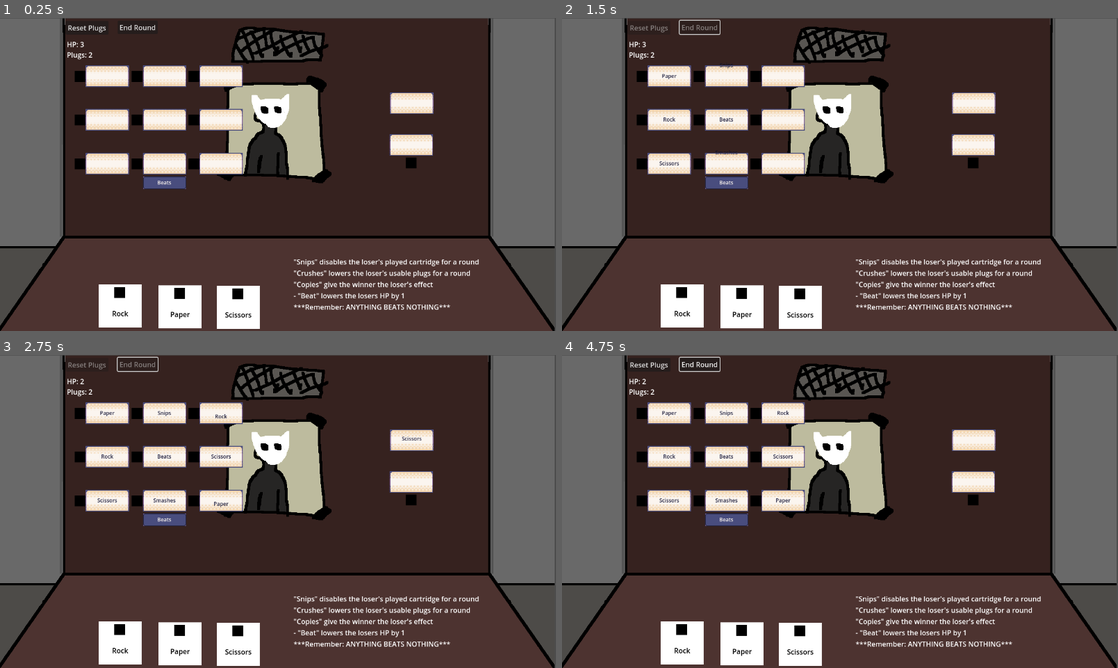
Above: before the commit, frames 1-4 (two rows, left to right).
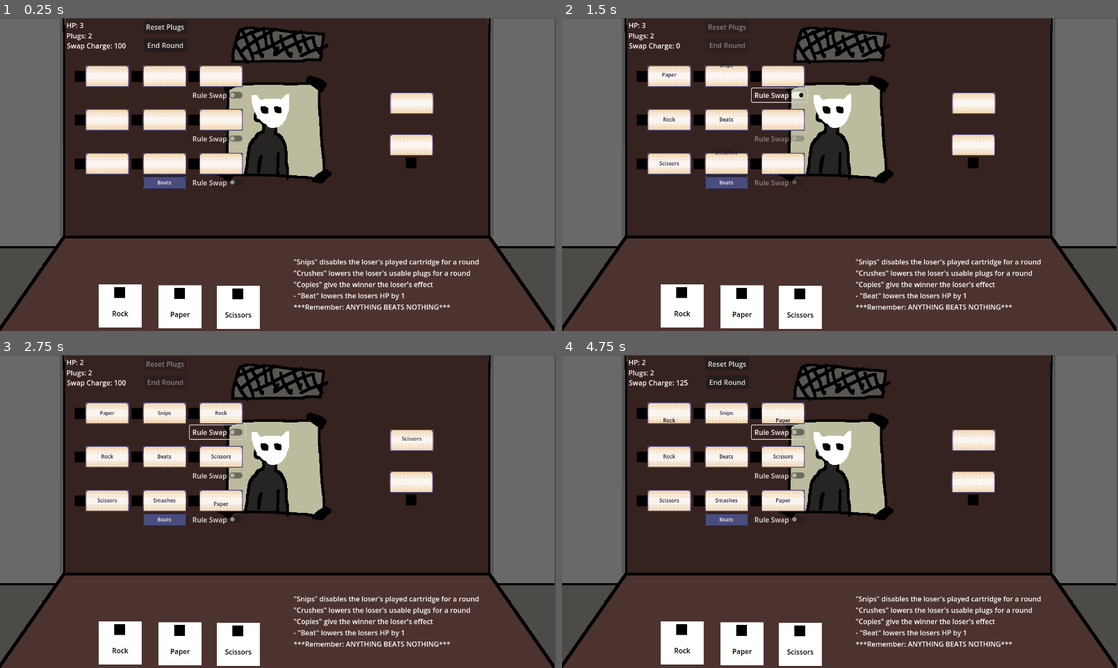
Above: after the commit, the same moments.

Repository: coreytbyrne/RPSGame
Game: Godot game, scene res://game_scenes/encounter/encounter.tscn
Same seed, same stepped clock (60 frames per second), same inputs: the game is played once before the commit and once after it. This scene is started directly instead of the project's main scene. The engine's default icon, where the game draws it, is replaced by a stand-in: a white triangle on a blue panel in a dark square.
Inputs (mouse positions are in pixels of both pictures, inside the frame that each line leads up to):
- Up to frame 1 (0.25 s): no input
- Up to frame 2 (1.5 s): click "End Round" at 0.5 s; click (778, 96) at 1.25 s, where only the run after the commit has a clickable "Rule Swap"
- Up to frame 3 (2.75 s): click (216, 433) at 2 s, where only the run after the commit has a clickable "Rule Swap"
- Up to frame 4 (4.75 s): click (778, 433) at 2.75 s, where only the run after the commit has a clickable "Rule Swap"; move the mouse to (639, 414) at 3.52 s; hold Right mouse button (deselect) 3.53-4.28 s; tap Enter at 4.25 s; move the mouse to (701, 414) at 4.27 s; click (701, 414) at 4.35 s

The runs differ from the first frame. In frame 1, 0.8% of the frame differs, in the area x 12-44%, y 1-54%; in frame 2, 0.9%; in frame 3, 0.9%; in frame 4, 1.0%, in the area x 12-45%, y 0-54%.

Commit message:
Player Swap Implemented

Diff:
--- a/entities/participant/player/player.gd
+++ b/entities/participant/player/player.gd
@@ -10,5 +10,26 @@
 		$PlugCount.text = "Plugs: %d" % value
 		remaining_plug_count = value
 
+@export var swap_charge:int = 100:
+	set(value):
+		swap_charge_updated.emit(value)
+		swap_charge = value
+@export var swap_recharge_rate:int = 25
+var swap_recharge_modifer:int = 0
+
 var plugs:Array[Plug]
 var cartridges:Array[Cartridge]
+
+signal swap_charge_updated(swap_charge:int)
+
+func _ready() -> void:
+	$SwapCharge.text = "Swap Charge: %d" % swap_charge
+
+
+func update_swap_charge(swap_change:int) -> void:
+	swap_charge += swap_change
+	$SwapCharge.text = "Swap Charge: %d" % swap_charge
+
+
+func recharge_swap() -> void:
+	update_swap_charge(swap_recharge_rate + swap_recharge_modifer)
--- a/entities/participant/player/player.tscn
+++ b/entities/participant/player/player.tscn
@@ -16,3 +16,10 @@
 offset_right = 79.0
 offset_bottom = 21.0
 text = "HP:"
+
+[node name="SwapCharge" type="Label" parent="."]
+offset_left = 1.0
+offset_top = 45.0
+offset_right = 80.0
+offset_bottom = 68.0
+text = "Swap Charge:"
--- a/entities/rule/rule.gd
+++ b/entities/rule/rule.gd
@@ -11,7 +11,14 @@
 @onready var effect_roller:Roller = $EffectRoller
 @onready var right_roller:Roller = $RightRoller
 
+@onready var rule_swap:CheckButton = $RuleSwapButton
+
 var rule_intent:Dictionary[RULE_TARGET, RuleUpdateIntent]
+
+var is_new_round:bool = false
+var swap_change:int = 100
+
+signal rule_swapped(swap_value_change:int)
 
 enum RULE_CHANGE_TYPE {UPDATE,COMMIT,REVERT}
 enum RULE_TARGET {LEFT, RIGHT, EFFECT}
@@ -40,6 +47,12 @@
 	right_target.data_updated.connect(player_rule_intent_update.bind(RULE_TARGET.RIGHT))
 
 
+func toggle_rule_swap_disable(is_disable:bool) -> void:
+	# If the rule swap is toggled on, you don't want to prevent the player from
+	# toggling it off
+	if not $RuleSwapButton.button_pressed:
+		$RuleSwapButton.disabled = is_disable
+
 
 func apply_rule_changes() -> void:
 	await update_rolls_for_opponent_actions()
@@ -52,6 +65,10 @@
 
 	rule_intent[RULE_TARGET.RIGHT].new_round()
 	rule_config.right_object = rule_intent[RULE_TARGET.RIGHT].round_start_rule
+
+	is_new_round = true
+	$RuleSwapButton.button_pressed = false
+	is_new_round = false
 
 
 func player_rule_intent_update(update:CartridgeConfig, rule_target:RULE_TARGET) -> void:
@@ -117,11 +134,54 @@
 	current_rule.right_object = rule_intent[RULE_TARGET.RIGHT].round_start_rule
 	current_rule.constant_effect = rule_config.constant_effect
 
+	rule_config = current_rule
 	return current_rule
 
 
 func rule_triggered_update(is_triggered:bool) -> void:
 	$RuleActive.visible = is_triggered
+
+
+func _on_rule_swap_button_toggled(toggled_on: bool) -> void:
+	if is_new_round:
+		return
+
+
+	var left_obj:GameplayUtils.OBJECT = rule_intent[RULE_TARGET.LEFT].round_start_rule
+	var right_obj:GameplayUtils.OBJECT = rule_intent[RULE_TARGET.RIGHT].round_start_rule
+
+
+	if toggled_on:
+		# Apply the swap for the base objects, then apply player changes
+		# If the slot already has an effect, keep that
+		if $LeftTarget.connected_plug == null:
+			update_roller(RULE_TARGET.LEFT, GameplayUtils.get_object_name(right_obj))
+			rule_intent[RULE_TARGET.LEFT].player_update_rule = right_obj
+		#else:
+		rule_intent[RULE_TARGET.LEFT].round_start_rule = right_obj
+
+		if $RightTarget.connected_plug == null:
+			update_roller(RULE_TARGET.RIGHT, GameplayUtils.get_object_name(left_obj))
+			rule_intent[RULE_TARGET.RIGHT].player_update_rule = left_obj
+		#else:
+		rule_intent[RULE_TARGET.RIGHT].round_start_rule = left_obj
+		rule_swapped.emit(-swap_change)
+	else:
+
+		# If they are the same, the that means a plug is not currently applied
+		rule_intent[RULE_TARGET.LEFT].round_start_rule = right_obj
+		rule_intent[RULE_TARGET.RIGHT].round_start_rule = left_obj
+
+		if $LeftTarget.connected_plug == null:
+			rule_intent[RULE_TARGET.LEFT].player_update_rule = GameplayUtils.OBJECT.NONE
+			update_roller(RULE_TARGET.LEFT, GameplayUtils.get_object_name(right_obj))
+
+
+		if $RightTarget.connected_plug == null:
+			rule_intent[RULE_TARGET.RIGHT].player_update_rule = GameplayUtils.OBJECT.NONE
+			update_roller(RULE_TARGET.RIGHT, GameplayUtils.get_object_name(left_obj))
+
+		rule_swapped.emit(swap_change)
 
 
 ####################### Internal Classes #######################
--- a/entities/rule/rule.tscn
+++ b/entities/rule/rule.tscn
@@ -47,6 +47,16 @@
 [node name="RuleActive" type="Sprite2D" parent="."]
 visible = false
 self_modulate = Color(18.892157, 0, 0, 1)
-position = Vector2(383.99997, 0)
-scale = Vector2(0.09226, 0.28516)
+position = Vector2(383, -1)
+scale = Vector2(0.07384632, 0.4296875)
 texture = ExtResource("6_qfgrd")
+
+[node name="RuleSwapButton" type="CheckButton" parent="."]
+offset_left = 252.0
+offset_top = 28.0
+offset_right = 380.0
+offset_bottom = 59.0
+disabled = true
+text = "Rule Swap"
+
+[connection signal="toggled" from="RuleSwapButton" to="." method="_on_rule_swap_button_toggled"]
--- a/game_scenes/encounter/encounter.gd
+++ b/game_scenes/encounter/encounter.gd
@@ -40,6 +40,7 @@
 	$RuleBoardSpawnPosition.add_child(rules_board)
 	rule_board_ref = rules_board
 	rules_board.connect_encounter_to_rule_signals(self)
+	rules_board.connect_player_to_rule_signals(player)
 
 	# Connect to Played Object target
 	$PlayedObject.target.target_plug_slot_hovered.connect(update_hovered_target)
@@ -48,6 +49,8 @@
 	$Opponent.rule_board_reference = rules_board
 	$Opponent.set_available_cartridges(encounter_config.opponent_cartridges)
 	$Opponent.default_plug_count = encounter_config.num_opponent_plugs
+
+
 
 
 func update_hovered_cartidge(cartridge:Cartridge) -> void:
@@ -266,6 +269,7 @@
 
 	# Remove plugs for player
 	clear_plugs()
+	player.recharge_swap()
 
 	disable_interaction(false)
 	#_on_reset_wires_pressed()
--- a/game_scenes/encounter/encounter.tscn
+++ b/game_scenes/encounter/encounter.tscn
@@ -36,24 +36,24 @@
 ***Remember: ANYTHING BEATS NOTHING***"
 
 [node name="ResetPlugsButton" type="Button" parent="."]
-offset_left = 151.0
-offset_top = 7.0
-offset_right = 250.0
-offset_bottom = 38.0
+offset_left = 331.0
+offset_top = 5.0
+offset_right = 430.0
+offset_bottom = 36.0
 text = "Reset Plugs"
 
 [node name="EndRoundButton" type="Button" parent="."]
-offset_left = 271.0
-offset_top = 6.0
-offset_right = 363.0
-offset_bottom = 37.0
+offset_left = 332.0
+offset_top = 47.0
+offset_right = 430.0
+offset_bottom = 78.0
 text = "End Round"
 
 [node name="RuleBoardSpawnPosition" type="Marker2D" parent="."]
 position = Vector2(185, 134)
 
 [node name="Player" parent="." instance=ExtResource("7_1kcpe")]
-position = Vector2(154, 51)
+position = Vector2(153, 7)
 health = 3
 participant_name = "Corey"
 
--- a/game_scenes/encounter/rules_board.gd
+++ b/game_scenes/encounter/rules_board.gd
@@ -3,6 +3,8 @@
 
 @export var rule_scene:PackedScene
 @export var rule_configs:Array[RuleConfig]
+
+var swap_threshold:int = 100
 
 func _ready() -> void:
 	# Connect to rules targets
@@ -20,6 +22,22 @@
 		# Connect to the Rules Signals. MUST BE DONE AFTER ADDING TO THE TREE
 		rule_count += 1
 
+
+func update_player_swap_buttons(swap_charge:int) -> void:
+	var is_swap_disabled:bool = (swap_charge < swap_threshold)
+	for rule:Rule in $Rules.get_children():
+		rule.toggle_rule_swap_disable(is_swap_disabled)
+
+
+func connect_player_to_rule_signals(player:Player) -> void:
+	player.swap_charge_updated.connect(update_player_swap_buttons)
+
+	for rule:Rule in $Rules.get_children():
+		rule.rule_swapped.connect(player.update_swap_charge)
+
+	# Since the player will be ready in the tree before the RuleBoard, need to do an
+	# initial check to see if the player's starting swap charge is high enough for a swap
+	update_player_swap_buttons(player.swap_charge)
 
 func connect_encounter_to_rule_signals(encounter:Encounter) -> void:
 	for rule:Rule in $Rules.get_children():
